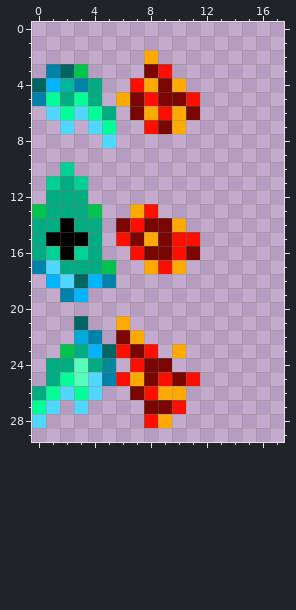
File history of a pixel-art sprite, assets/fragment-spritesheet.png. The first picture shows the starting point.
The file is 18x30 pixels.
New version:
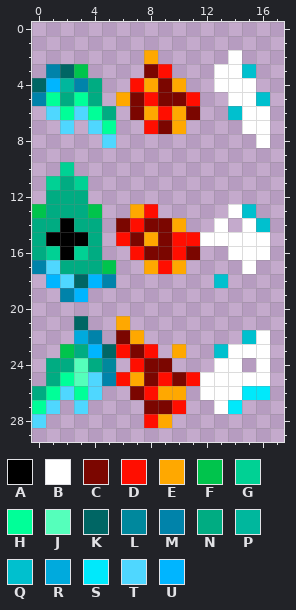
Palette (. is transparent): A #000000  B #ffffff  C #7b0600  D #ff0e00  E #ffa800  F #00c44c  G #00d194  H #00ff98  J #55ffbb  K #006664  L #00889d  M #0083aa  N #00ac82  P #00b79d  Q #00c0ce  R #00aadd  S #00e9fb  T #4fd7ff  U #00b5ff
Message: Add an eye sprite and eye fragments
The edit:
Changed rows in their new state; - is an unchanged pixel.
first column x 13:
 2 -B--
 3 BBQ-
 4 BBB-
 5 -BBQ
 6 -QBB
 7 --BB
 8 ---B
first column x 12:
13 --BQ-
14 -B-BQ
15 BBBBB
16 --BBB
17 ---B-
18 -Q---
first column x 12:
22 ---QB
23 -QBBB
24 -BB-B
25 BBBBB
26 BBBSS
27 -BS--
